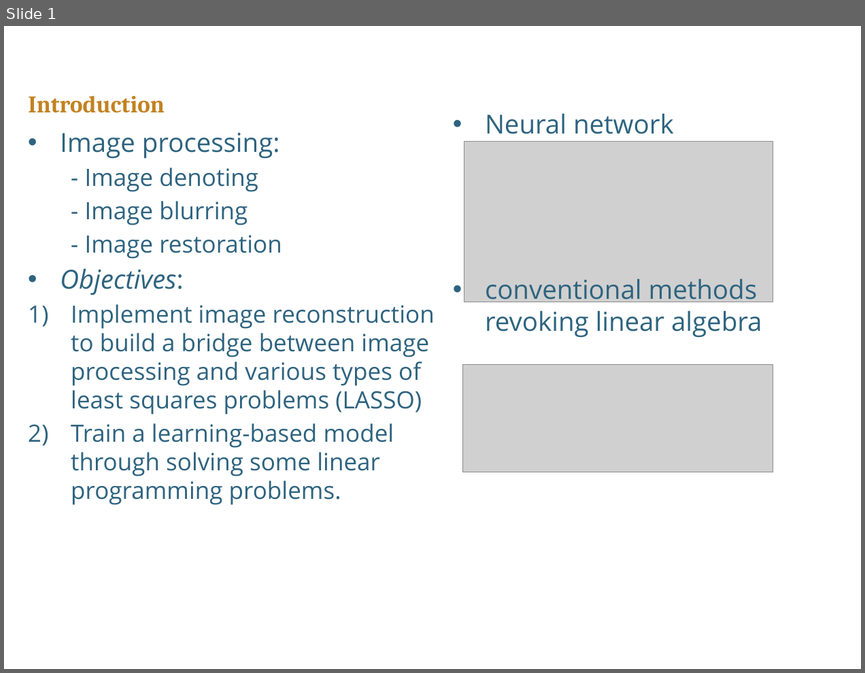
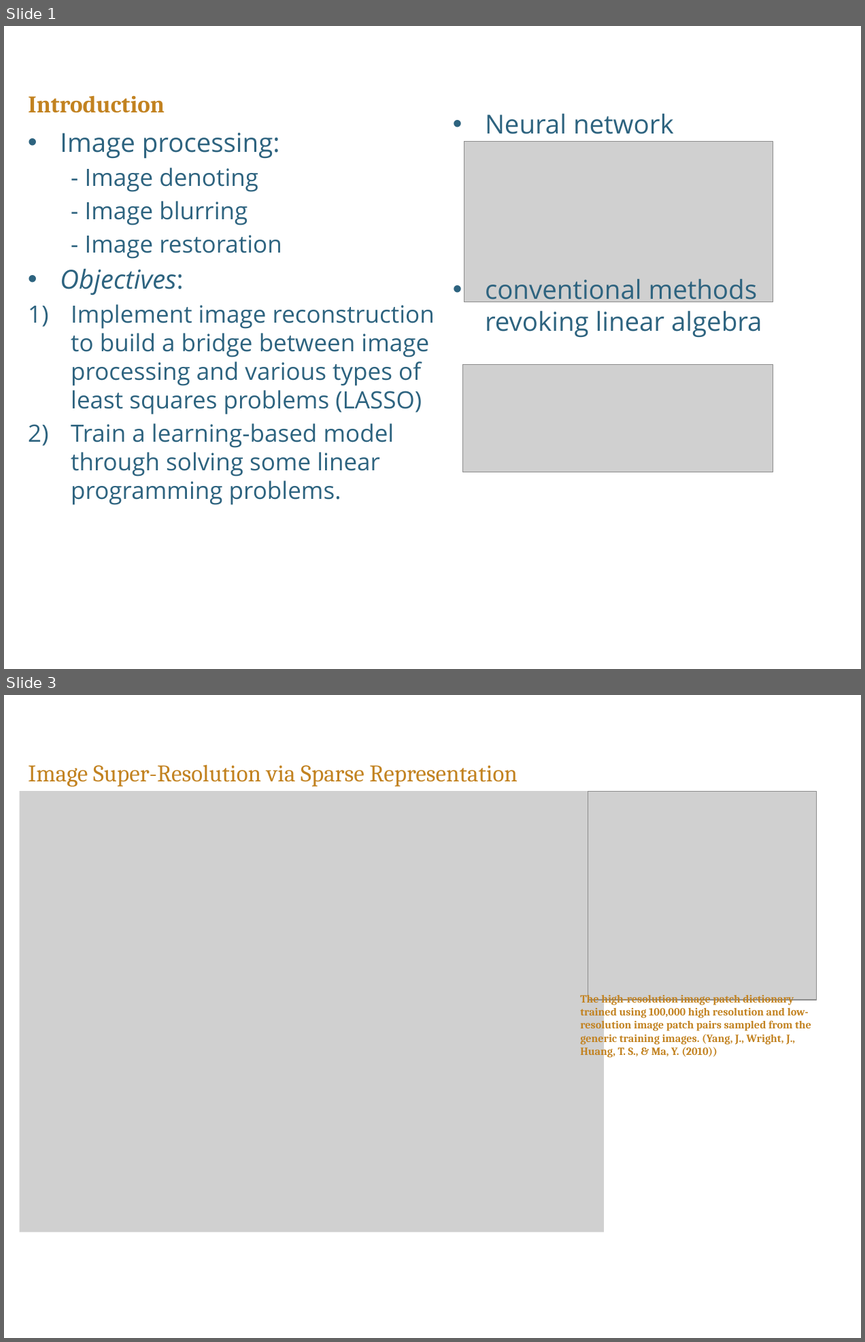
Before and after one commit to tanpeng1995/289FinalProject, a slide deck: slide/slide-hl.pptx. Shown one above the other, each under a label of ours: slide 1 before the commit, slides 1 and 3 after it; the slides between them are not shown. The pictures are 865x673 and 865x1342 pixels, drawn with LibreOffice and Linux fonts; fonts in the diff are those of the drawing; grey boxes stand for pictures; background and template pictures are left out. Boxes give left, top, right and bottom in pixels: in the first picture for what was removed or moved away, otherwise in the second. Text is boxed around its words. In the diff, an @@ line names an element or a change of style, - is before the commit and + after.

```diff
--- a/slide/slide-hl.pptx
+++ b/slide/slide-hl.pptx
@@ slide 3 added at bbox=[4, 695, 861, 1338], background #FFFFFF @@
@@ title added at bbox=[28, 764, 517, 787], 20 pt, text #C28220 @@
+Image Super-Resolution via Sparse Representation
@@ picture added at bbox=[20, 791, 604, 1232] @@
@@ picture added at bbox=[587, 791, 816, 1000] @@
@@ text added at bbox=[580, 992, 811, 1058], 9.2 pt, text #C28220, bold @@
+The high-resolution image patch dictionary trained using 100,000 high resolution and low-resolution image patch pairs sampled from the generic training images. (Yang, J., Wright, J., Huang, T. S., & Ma, Y. (2010))
```
Also in this commit, not shown: 1 slide changed.
